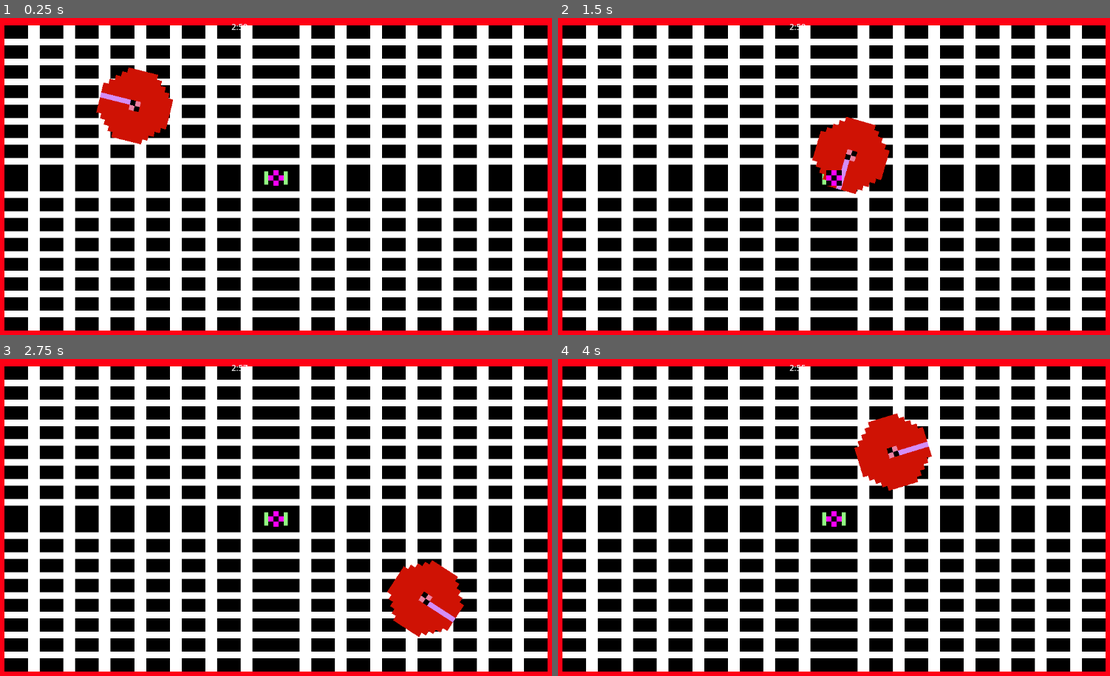
Above: before the commit, frames 1-4 (two rows, left to right).
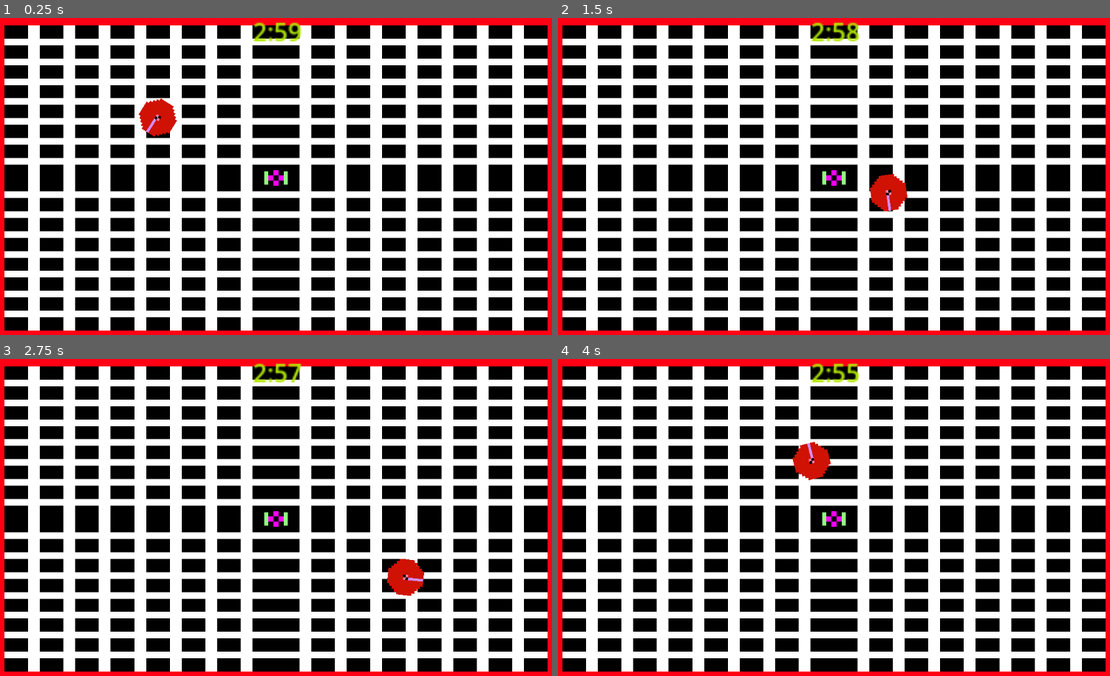
Above: after the commit, the same moments.

Repository: JeremyPerbost/gamejame-cytech
Game: Godot game, scene res://images/toupie.tscn
The game is run twice, just before and just after one commit, with the same random seed, the same clock (stepped at 60 frames per second) and the same inputs.
Inputs:
- Up to frame 1 (0.25 s): no input
- Up to frame 2 (1.5 s): hold Right (ui_right) 0.53-1.28 s; hold Down (ui_down) from 1.28 s (still down)
- Up to frame 3 (2.75 s): release Down (ui_down) at 2.03 s; hold Right (ui_right) from 2.03 s (still down)
- Up to frame 4 (4 s): release Right (ui_right) at 2.78 s; hold Up (ui_up) 2.78-3.53 s; hold Left (ui_left) from 3.53 s (still down)

The runs differ from the first frame. In frame 1, 2.4% of the frame differs, in the area x 17-55%, y 1-40%; in frame 2, 3.2%; in frame 3, 2.5%; in frame 4, 3.3%, in the area x 41-68%, y 1-42%.

Commit message:
maj physics realistic

Diff:
--- a/game-jame/images/toupie.tscn
+++ b/game-jame/images/toupie.tscn
@@ -7,7 +7,7 @@
 [ext_resource type="Texture2D" uid="uid://lasmfoubowa0" path="res://images/background1.png" id="4_s582p"]
 
 [sub_resource type="CircleShape2D" id="CircleShape2D_3jid7"]
-radius = 83.0
+radius = 38.0132
 
 [sub_resource type="GDScript" id="GDScript_vlmrs"]
 script/source = "extends Camera2D
@@ -44,11 +44,13 @@
 position = Vector2(-280, -143)
 shape = SubResource("CircleShape2D_3jid7")
 script = ExtResource("2_r6qtu")
+metadata/_edit_group_ = true
 
 [node name="spr_toupie1" type="Sprite2D" parent="htbx_toupie1"]
 texture_filter = 1
-scale = Vector2(10, 10)
+scale = Vector2(5, 5)
 texture = ExtResource("2_iehgp")
+metadata/_edit_group_ = true
 
 [node name="centre" type="Sprite2D" parent="."]
 texture_filter = 1
@@ -79,7 +81,10 @@
 script = SubResource("GDScript_c1o1k")
 
 [node name="temps_affichage" type="Label" parent="."]
-offset_left = -87.0
-offset_top = -307.0
-offset_right = 91.0
-offset_bottom = -224.0
+offset_left = -45.0
+offset_top = -321.0
+offset_right = 4.0
+offset_bottom = -295.0
+scale = Vector2(3, 3)
+theme_override_colors/font_color = Color(0.698039, 0.905882, 0, 1)
+text = "temps"
--- a/game-jame/script/mvm_toupie.gd
+++ b/game-jame/script/mvm_toupie.gd
@@ -4,7 +4,7 @@
 var speed_init = 400
 var speed = speed_init
 # Force d'attraction vers le centre
-var attraction_strength = 20
+var attraction_strength = 900000
 
 # Référence au centre
 var center
@@ -20,15 +20,21 @@
 	if temps == null:
 		print("Le nœud 'temps	' n'a pas été trouvé dans la scène.")
 # Called every frame. 'delta' is the elapsed time since the previous frame.
+# Appelé à chaque frame. 'delta' est le temps écoulé depuis la dernière frame.
 func _process(delta):
 	var direction = Vector2.ZERO
-	if speed >0:
-		speed=speed_init*exp(-k*(temps.TOT-temps.total_time))
+
+	# Gestion du ralentissement exponentiel
+	if speed > 0:
+		speed = speed_init * exp(-k * (temps.TOT - temps.total_time))
 	else:
-		speed=0
+		speed = 0
 	print(speed)
-	rotation += (speed*2) * delta
-	# Détection des touches fléchées
+
+	# Rotation en fonction de la vitesse
+	rotation += (speed /10) * delta
+
+	# Détection des touches pour le déplacement du joueur
 	if Input.is_action_pressed("ui_up"):
 		direction.y -= 1
 	if Input.is_action_pressed("ui_down"):
@@ -38,15 +44,26 @@
 	if Input.is_action_pressed("ui_right"):
 		direction.x += 1
 
-	# Normaliser la direction pour éviter une vitesse diagonale plus rapide
-	direction = direction.normalized()
+	if direction != Vector2.ZERO:
+		direction = direction.normalized()
 
-	# Déplacer la toupie
-	self.position += direction * speed * delta
+	# Calculer la distance entre la toupie et le centre
+	var distance_to_center = (center.position - self.position).length()
 
-	# Calculer l'attraction vers le centre
-	var center_position = center.position
-	var attraction_vector = (center_position - self.position).normalized()
+	# Si la toupie est trop proche du centre, l'attraction devient très faible pour la laisser s'échapper
+	var min_distance = 650  # Ajuste ce seuil en fonction de la taille de ta scène ou toupie
+	var attraction_factor = 1.0
+	if distance_to_center < min_distance:
+		attraction_factor = distance_to_center / min_distance  # Réduit l'attraction progressivement
 
-	# Appliquer l'attraction
-	self.position += attraction_vector * attraction_strength * delta
+	# Calculer la force d'attraction proportionnelle à la distance, avec une limite et un facteur d'attraction dynamique
+	var attraction_strength_dynamic = clamp(attraction_strength * (1 / max(distance_to_center, 1)), 0, 500) * attraction_factor
+
+	# Calculer le vecteur d'attraction vers le centre
+	var attraction_vector = (center.position - self.position).normalized() * attraction_strength_dynamic
+
+	# Combiner la direction du joueur avec la force d'attraction
+	var combined_force = direction * speed + attraction_vector
+
+	# Déplacer la toupie en fonction de la force combinée
+	self.position += combined_force * delta
